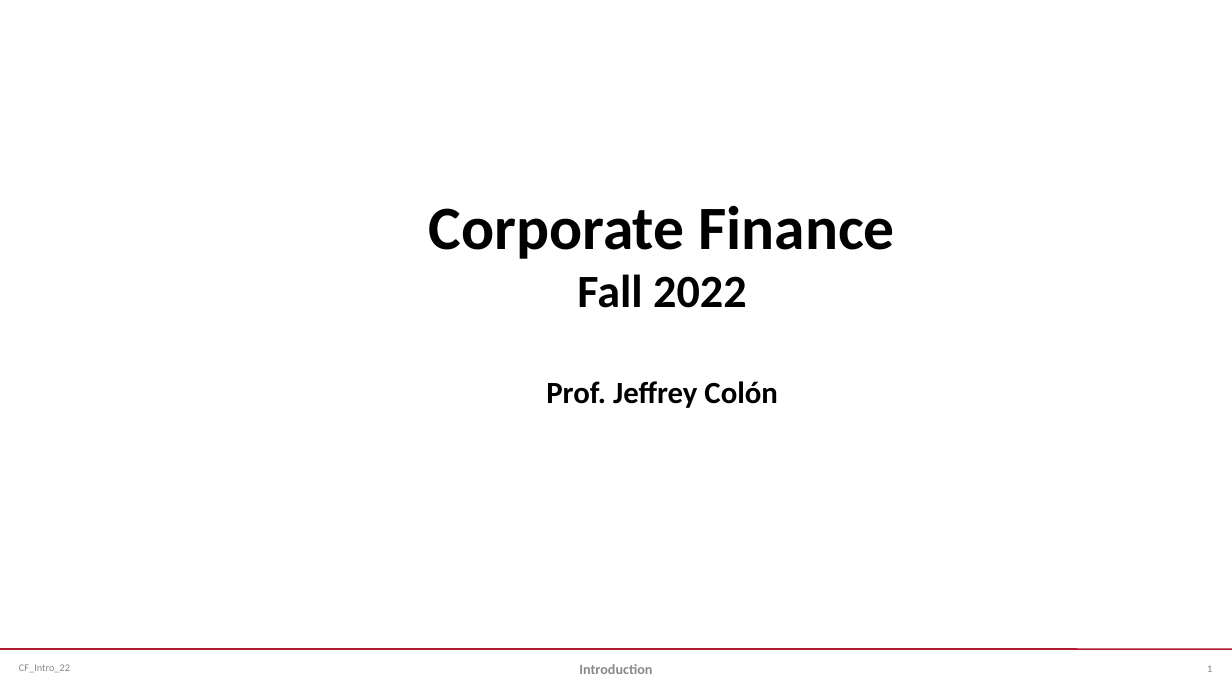
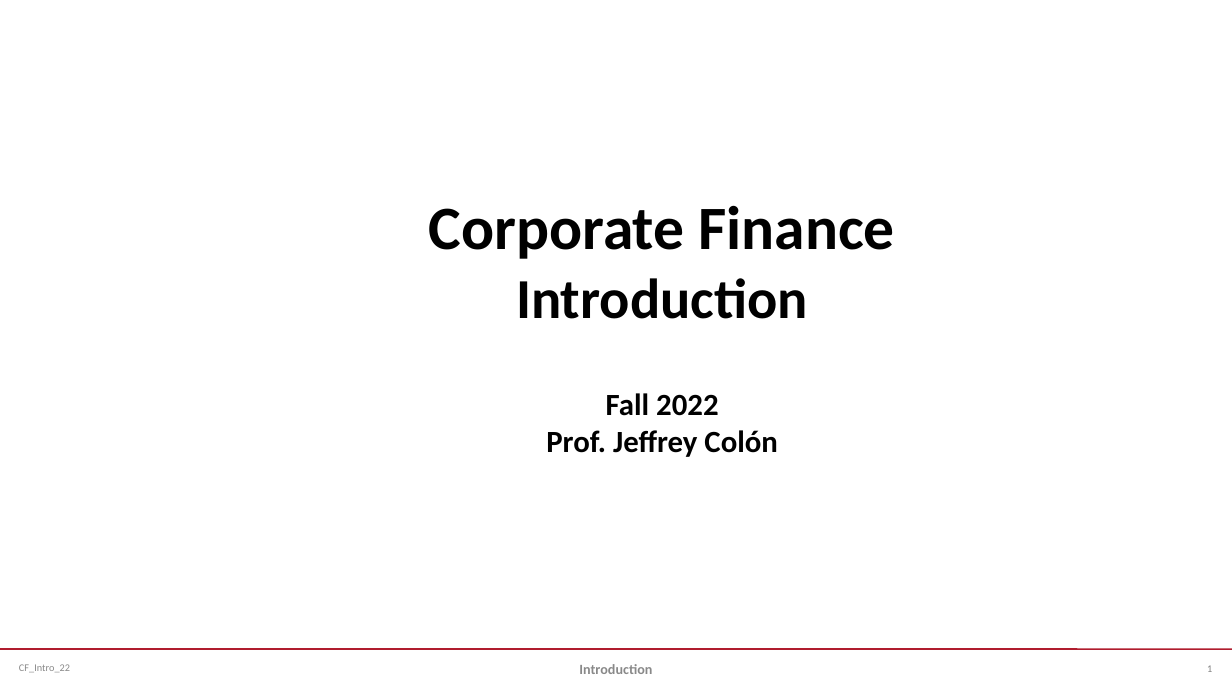
Before and after one commit to jmc877/Corporate-Finance, a slide deck: slide 1 of slides/CF_Intro_22.pptx. Drawn at 1232x693 pixels with LibreOffice and Linux fonts; fonts in the diff are those of the drawing. Boxes give left, top, right and bottom in pixels: in the first picture for what was removed or moved away, otherwise in the second. Text is boxed around its words. In the diff, an @@ line names an element or a change of style, - is before the commit and + after.

```diff
--- a/slides/CF_Intro_22.pptx
+++ b/slides/CF_Intro_22.pptx
@@ text at <box>516,278,808,319</box>: paragraph added @@
+Introduction
@@ text at <box>606,393,718,416</box>: size 36 to 24 pt in "Fall 2022"; less space between paragraphs @@
```
Also in this commit, not shown: 14 other slides changed, 2 other files.
